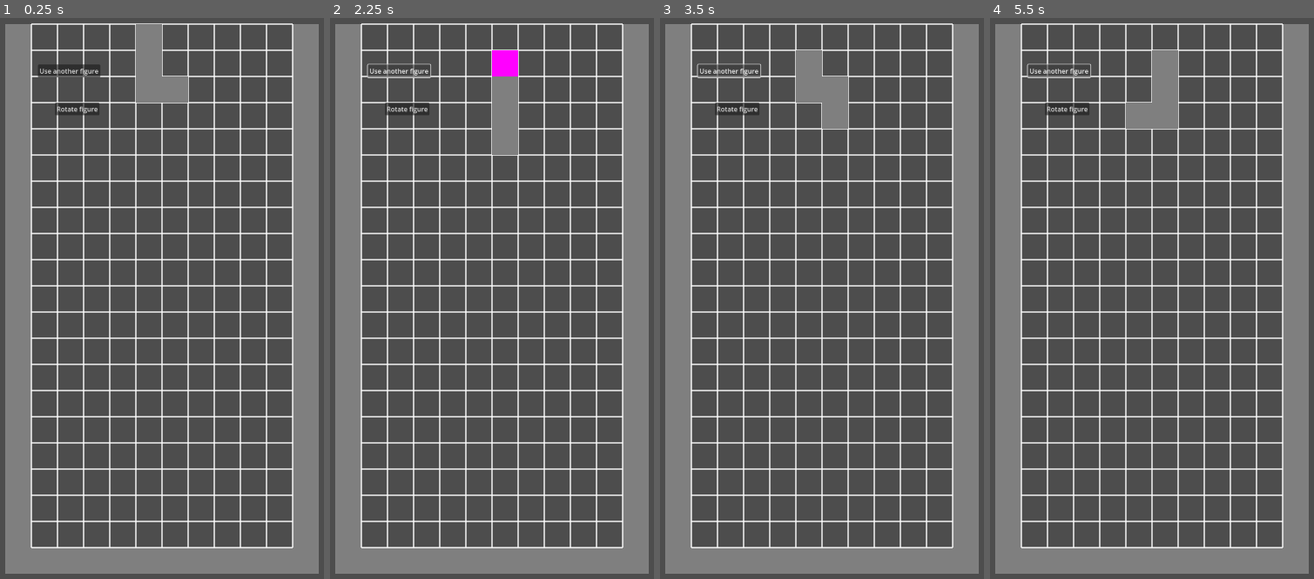
Above: before the commit, frames 1-4 (left to right).
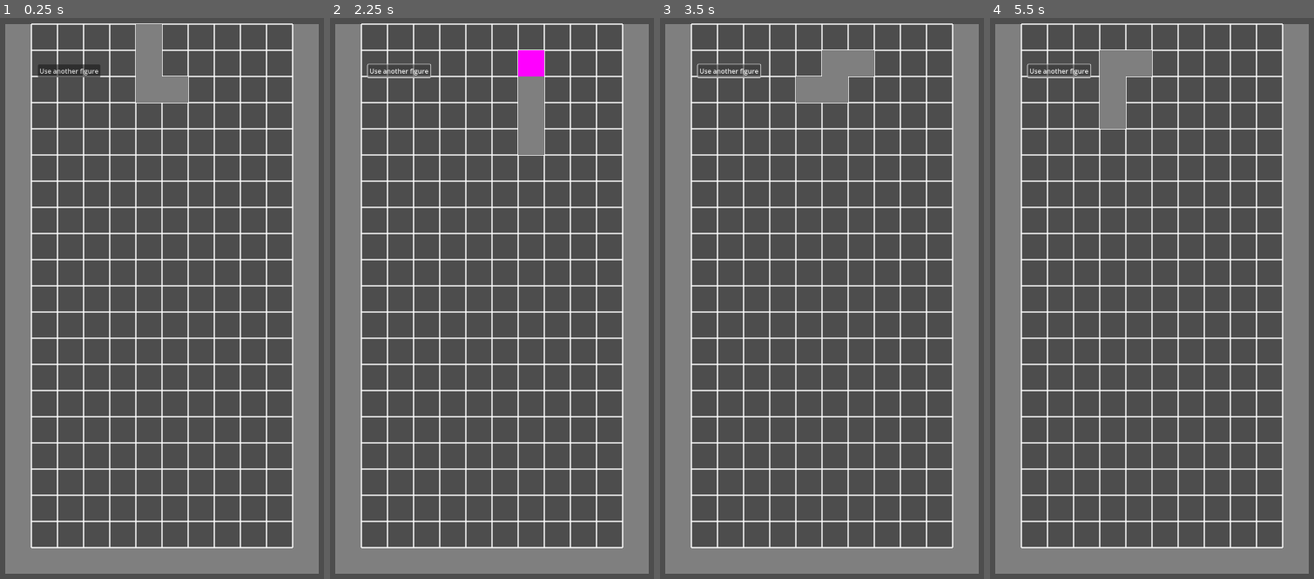
Above: after the commit, the same moments.

Repository: lacedon/mana-tetris
Game: Godot game, scene res://src/components/field/field.tscn
Same seed, same stepped clock (60 frames per second), same inputs: the game is played once before the commit and once after it.
Inputs (mouse positions are in pixels of both pictures, inside the frame that each line leads up to):
- Up to frame 1 (0.25 s): no input
- Up to frame 2 (2.25 s): click (407, 107) at 0.5 s, where only the run before the commit has a clickable "Rotate figure"; click "Use another figure" at 1.25 s; hold Right (move-right, bound only after the commit) from 2.03 s (still down); hold S (drop, bound only after the commit) from 2.03 s (still down)
- Up to frame 3 (3.5 s): tap Up (rotate, bound only after the commit) at 2.3, 2.85 s; tap Enter at 2.75 s; release Right (move-right, bound only after the commit) at 2.78 s; release S (drop, bound only after the commit) at 2.78 s; hold Left (move-left, bound only after the commit) from 2.78 s (still down); tap S (drop, bound only after the commit) at 3.05 s
- Up to frame 4 (5.5 s): tap Space at 3.5 s; release Left (move-left, bound only after the commit) at 3.53 s; hold S (drop, bound only after the commit) 3.53-4.28 s; hold Right (move-right, bound only after the commit) 3.53-5.03 s; tap Up (rotate, bound only after the commit) at 3.8, 4.35, 5.3 s; tap Enter at 4.25 s; tap S (drop, bound only after the commit) at 4.55 s; hold Left (move-left, bound only after the commit) from 5.03 s (still down); hold S (drop, bound only after the commit) from 5.03 s (still down)

The runs differ from the first frame. In frame 1, 0.3% of the frame differs, in the area x 16-31%, y 15-18%; in frame 2, 3.3%, in the area x 16-67%, y 5-25%; in frame 3, 1.8%; in frame 4, 3.3%.

Commit message:
Add controller

Diff:
--- a/project.godot
+++ b/project.godot
@@ -19,6 +19,38 @@
 
 FieldConfig="*res://src/config/config.gd"
 
+[input]
+
+move-left={
+"deadzone": 0.2,
+"events": [Object(InputEventKey,"resource_local_to_scene":false,"resource_name":"","device":0,"window_id":0,"alt_pressed":false,"shift_pressed":false,"ctrl_pressed":false,"meta_pressed":false,"pressed":false,"keycode":0,"physical_keycode":4194319,"key_label":0,"unicode":0,"location":0,"echo":false,"script":null)
+, Object(InputEventKey,"resource_local_to_scene":false,"resource_name":"","device":0,"window_id":0,"alt_pressed":false,"shift_pressed":false,"ctrl_pressed":false,"meta_pressed":false,"pressed":false,"keycode":0,"physical_keycode":65,"key_label":0,"unicode":0,"location":0,"echo":false,"script":null)
+, Object(InputEventJoypadButton,"resource_local_to_scene":false,"resource_name":"","device":-1,"button_index":13,"pressure":0.0,"pressed":false,"script":null)
+]
+}
+move-right={
+"deadzone": 0.2,
+"events": [Object(InputEventKey,"resource_local_to_scene":false,"resource_name":"","device":0,"window_id":0,"alt_pressed":false,"shift_pressed":false,"ctrl_pressed":false,"meta_pressed":false,"pressed":false,"keycode":0,"physical_keycode":4194321,"key_label":0,"unicode":0,"location":0,"echo":false,"script":null)
+, Object(InputEventKey,"resource_local_to_scene":false,"resource_name":"","device":0,"window_id":0,"alt_pressed":false,"shift_pressed":false,"ctrl_pressed":false,"meta_pressed":false,"pressed":false,"keycode":0,"physical_keycode":68,"key_label":0,"unicode":0,"location":0,"echo":false,"script":null)
+, Object(InputEventJoypadButton,"resource_local_to_scene":false,"resource_name":"","device":-1,"button_index":14,"pressure":0.0,"pressed":false,"script":null)
+]
+}
+rotate={
+"deadzone": 0.2,
+"events": [Object(InputEventKey,"resource_local_to_scene":false,"resource_name":"","device":0,"window_id":0,"alt_pressed":false,"shift_pressed":false,"ctrl_pressed":false,"meta_pressed":false,"pressed":false,"keycode":0,"physical_keycode":4194320,"key_label":0,"unicode":0,"location":0,"echo":false,"script":null)
+, Object(InputEventJoypadButton,"resource_local_to_scene":false,"resource_name":"","device":-1,"button_index":11,"pressure":0.0,"pressed":false,"script":null)
+, Object(InputEventKey,"resource_local_to_scene":false,"resource_name":"","device":0,"window_id":0,"alt_pressed":false,"shift_pressed":false,"ctrl_pressed":false,"meta_pressed":false,"pressed":false,"keycode":0,"physical_keycode":87,"key_label":0,"unicode":0,"location":0,"echo":false,"script":null)
+, Object(InputEventKey,"resource_local_to_scene":false,"resource_name":"","device":0,"window_id":0,"alt_pressed":false,"shift_pressed":false,"ctrl_pressed":false,"meta_pressed":false,"pressed":false,"keycode":0,"physical_keycode":32,"key_label":0,"unicode":0,"location":0,"echo":false,"script":null)
+]
+}
+drop={
+"deadzone": 0.2,
+"events": [Object(InputEventKey,"resource_local_to_scene":false,"resource_name":"","device":0,"window_id":0,"alt_pressed":false,"shift_pressed":false,"ctrl_pressed":false,"meta_pressed":false,"pressed":false,"keycode":0,"physical_keycode":83,"key_label":0,"unicode":0,"location":0,"echo":false,"script":null)
+, Object(InputEventKey,"resource_local_to_scene":false,"resource_name":"","device":0,"window_id":0,"alt_pressed":false,"shift_pressed":false,"ctrl_pressed":false,"meta_pressed":false,"pressed":false,"keycode":0,"physical_keycode":4194322,"key_label":0,"unicode":0,"location":0,"echo":false,"script":null)
+, Object(InputEventJoypadButton,"resource_local_to_scene":false,"resource_name":"","device":-1,"button_index":12,"pressure":0.0,"pressed":false,"script":null)
+]
+}
+
 [layer_names]
 
 2d_render/layer_1="Cell"
--- /dev/null
+++ b/src/components/controller/controller.gd
@@ -0,0 +1,15 @@
+extends Node
+
+const FigureMoverNode = preload("res://src/components/field/figure_mover/figure_mover.gd")
+
+@export var figureMover: FigureMoverNode
+
+func _input(event: InputEvent) -> void:
+    if event.is_action_pressed("rotate"):
+        figureMover.rotate_figure()
+    elif event.is_action_pressed("drop"):
+        figureMover.drop_figure()
+    elif event.is_action_pressed("move-left"):
+        figureMover.move_figure(-1)
+    elif event.is_action_pressed("move-right"):
+        figureMover.move_figure(1)
--- /dev/null
+++ b/src/components/controller/controller.tscn
@@ -0,0 +1,6 @@
+[gd_scene load_steps=2 format=3 uid="uid://dws6kt3fjmvdt"]
+
+[ext_resource type="Script" uid="uid://d1agcjiklnes0" path="res://src/components/controller/controller.gd" id="1_0c6it"]
+
+[node name="Controller" type="Node"]
+script = ExtResource("1_0c6it")
--- a/src/components/field/field.gd
+++ b/src/components/field/field.gd
@@ -20,6 +20,3 @@
 
 func _ready() -> void:
     figureMover.set_figure_node(figureNode)
-
-func _rotate_figure() -> void:
-    figureMover.rotate_figure()
--- a/src/components/field/field.tscn
+++ b/src/components/field/field.tscn
@@ -6,6 +6,7 @@
 [ext_resource type="PackedScene" uid="uid://dcibk1m7gbtwi" path="res://src/components/field/walls/walls.tscn" id="4_6sdv8"]
 [ext_resource type="PackedScene" uid="uid://w2pd6uwe1568" path="res://src/components/field/figure_mover/figure_mover.tscn" id="4_u8k16"]
 [ext_resource type="PackedScene" uid="uid://c2hydwapiwltv" path="res://src/components/field/grid/grid.tscn" id="5_0hdck"]
+[ext_resource type="PackedScene" uid="uid://dws6kt3fjmvdt" path="res://src/components/controller/controller.tscn" id="5_040dr"]
 
 [node name="Field" type="Node2D"]
 script = ExtResource("1_hthpe")
@@ -16,6 +17,9 @@
 figureContainer = NodePath("../FigureContainer")
 
 [node name="FigureMover" parent="." instance=ExtResource("4_u8k16")]
+
+[node name="Controller" parent="." node_paths=PackedStringArray("figureMover") instance=ExtResource("5_040dr")]
+figureMover = NodePath("../FigureMover")
 
 [node name="Camera2D" type="Camera2D" parent="."]
 offset = Vector2(-128, -128)
@@ -35,13 +39,5 @@
 offset_bottom = 130.0
 text = "Use another figure"
 
-[node name="RotateFigure" type="Button" parent="."]
-offset_left = 58.0
-offset_top = 192.0
-offset_right = 167.0
-offset_bottom = 223.0
-text = "Rotate figure"
-
 [connection signal="figure_spawned" from="FigureGenerator" to="." method="_set_figure_node"]
 [connection signal="pressed" from="UseNextFigure" to="." method="regenerate_figure"]
-[connection signal="pressed" from="RotateFigure" to="." method="_rotate_figure"]
--- a/src/components/field/figure_mover/figure_mover.gd
+++ b/src/components/field/figure_mover/figure_mover.gd
@@ -20,3 +20,12 @@
 func rotate_figure() -> void:
     if figureNode:
         figureNode.rotate_figure()
+
+func drop_figure() -> void:
+    if figureNode:
+        # TODO: Implement drop logic
+        pass
+
+func move_figure(direction: int) -> void:
+    if figureNode:
+        figureNode.move_figure(direction)
--- a/src/components/figure/figure.gd
+++ b/src/components/figure/figure.gd
@@ -58,6 +58,9 @@
 func move_down_figure() -> void:
     self.position.y += FieldConfig.cellSize.y
 
+func move_figure(xDirection: int) -> void:
+    self.position.x += xDirection * FieldConfig.cellSize.x
+
 func rotate_figure() -> void:
     rotationMode = (rotationMode + 1) % 4
     _set_up_figure_cells(figure.get_area())
Not shown, added: src/components/controller/controller.gd.uid
Not shown: 1 places in src/components/field/field.tscn that only renumber resources
